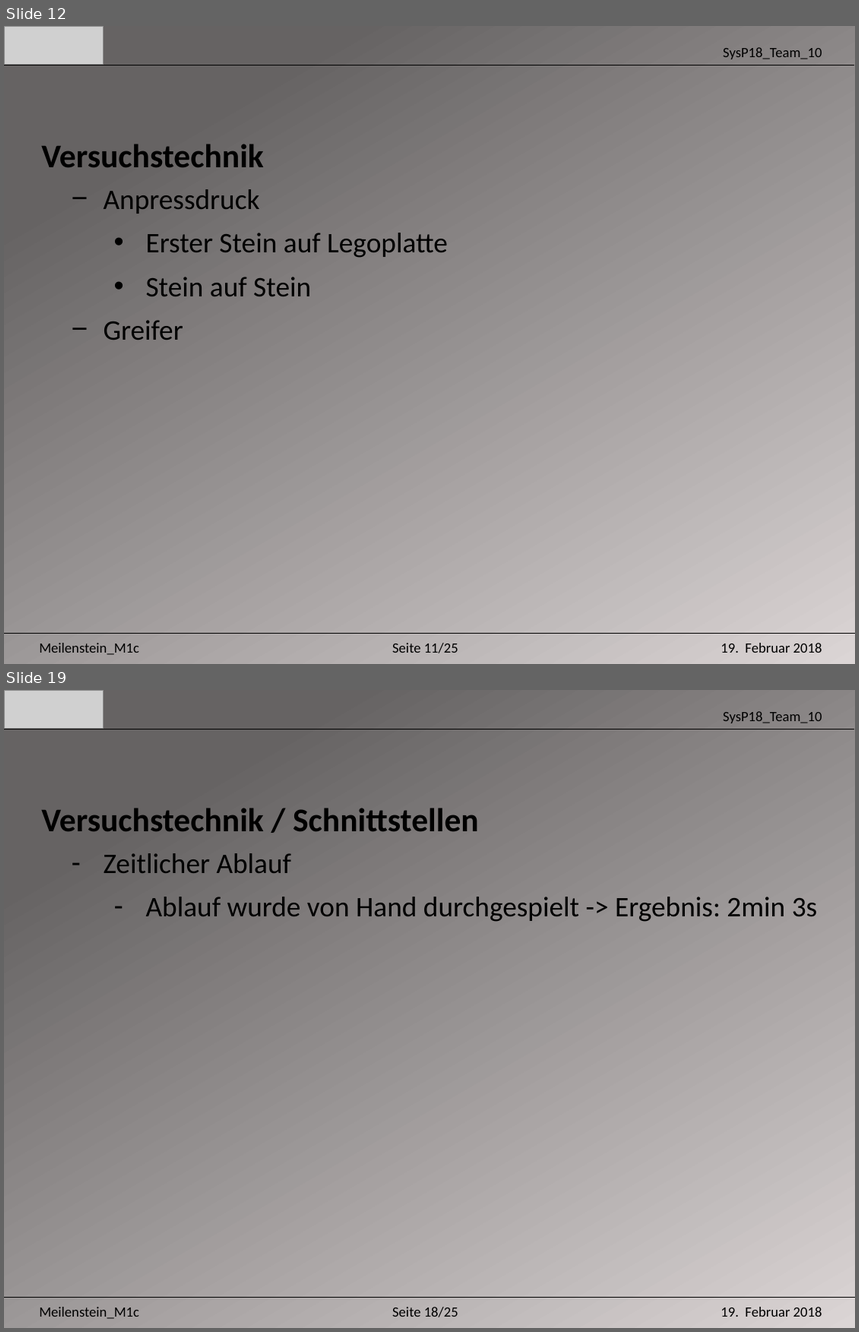
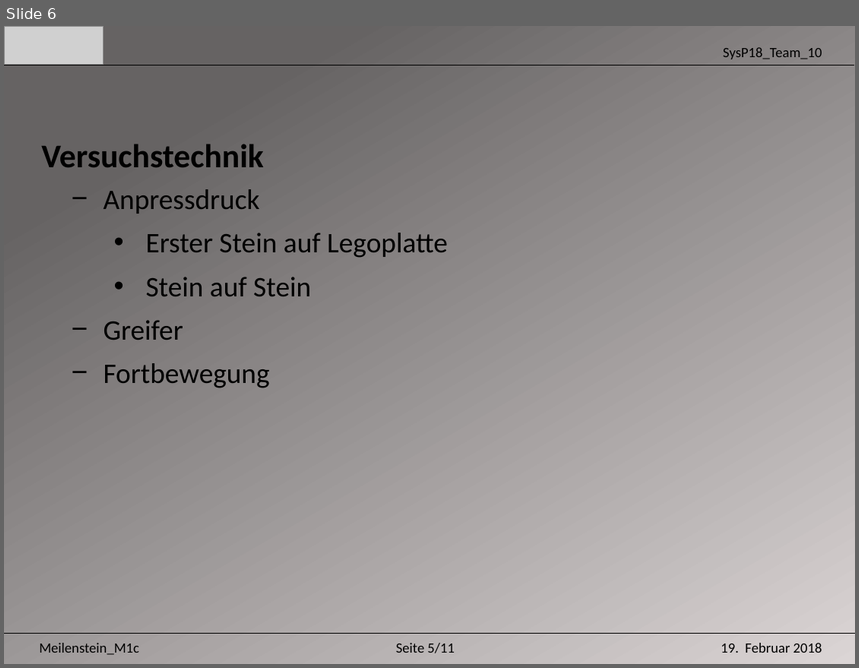
Before and after one commit to Unaqwyn/SysP18_1cv, a slide deck: Systemtechnikprojekt/Systemtechnikprojekt/01_Organisation/02_Meilensteine/m1/m1c/Praesentation_m1c.pptx. Shown one above the other, each under a label of ours: slides 12 and 19 before the commit, slide 6 after it; the slides between them are not shown. The pictures are 859x1332 and 859x668 pixels, drawn with LibreOffice and Linux fonts; fonts in the diff are those of the drawing; grey boxes stand for pictures. Boxes give left, top, right and bottom in pixels: in the first picture for what was removed or moved away, otherwise in the second. Text is boxed around its words. In the diff, an @@ line names an element or a change of style, - is before the commit and + after.

```diff
--- a/Systemtechnikprojekt/Systemtechnikprojekt/01_Organisation/02_Meilensteine/m1/m1c/Praesentation_m1c.pptx
+++ b/Systemtechnikprojekt/Systemtechnikprojekt/01_Organisation/02_Meilensteine/m1/m1c/Praesentation_m1c.pptx
@@ slide 19 removed at (4, 690, 855, 1328), background gradient #DBD6D6 to #666464 @@
@@ picture removed at (4, 690, 104, 727) @@
@@ text removed at (723, 711, 822, 723) @@
-SysP18_Team_10
@@ line removed from (4, 730) to (854, 730) @@
@@ text removed at (41, 808, 479, 831) @@
-Versuchstechnik / Schnittstellen
@@ text removed at (104, 853, 818, 922) @@
-– Zeitlicher Ablauf
-  – Ablauf wurde von Hand durchgespielt -> Ergebnis: 2min 3s
@@ line removed from (4, 1298) to (855, 1298) @@
@@ text removed at (39, 1307, 139, 1319) @@
-Meilenstein_M1c
@@ text removed at (392, 1307, 458, 1318) @@
-Seite 18/25
@@ text removed at (721, 1307, 823, 1317) @@
-19. Februar 2018
@@ what was slide 12 is now slide 6 @@
@@ slide 6 changed as well @@
@@ text at (104, 363, 270, 389): paragraph added @@
+− Fortbewegung
@@ text at (396, 643, 455, 654): text changed @@
-Seite 11/25
+Seite 5/11
```
Also in this commit, not shown: 10 other slides changed, 14 other slides removed.
